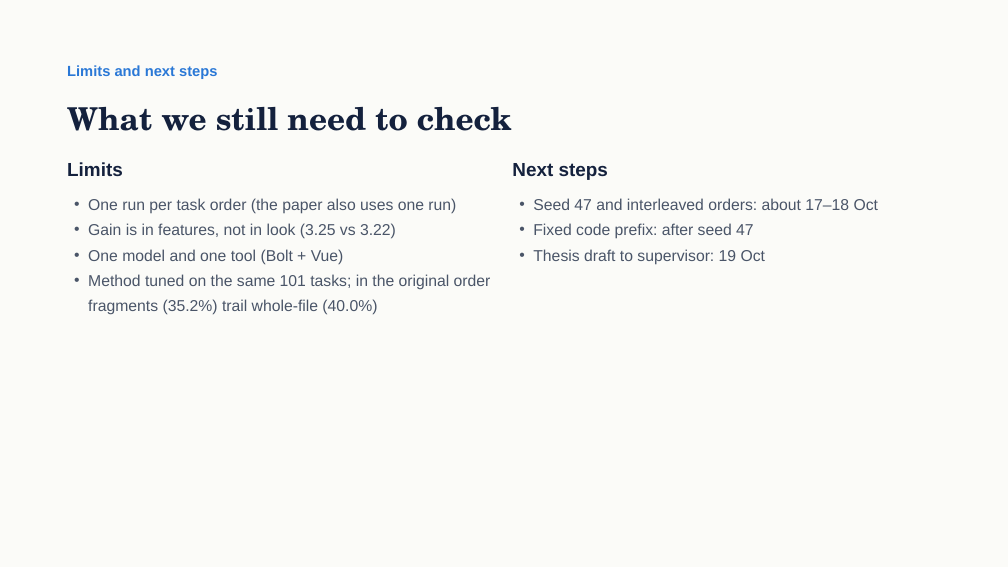
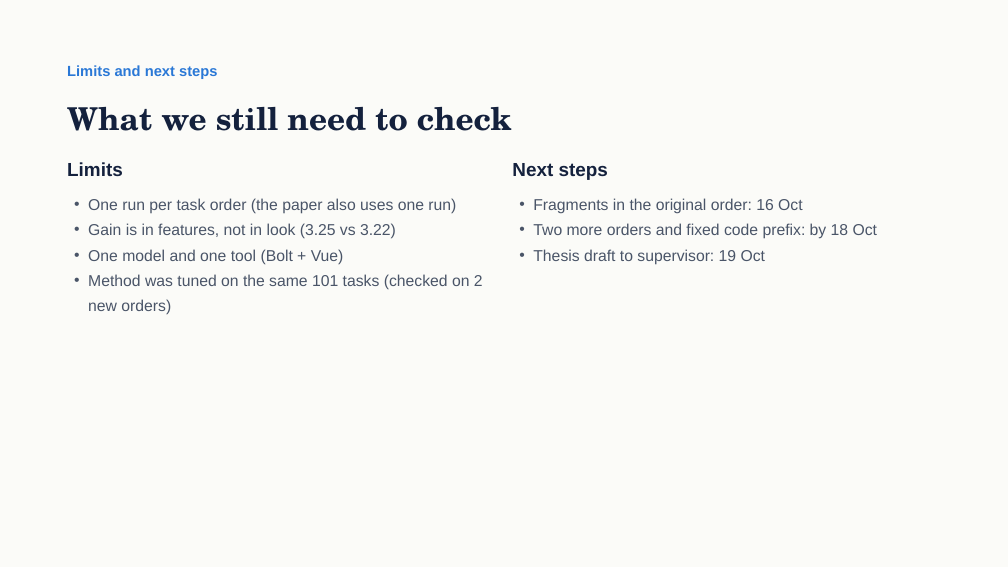
Before and after one commit to qiaopan/WebGen-Bench, a slide deck: slide 16 of docs/reports/group_meeting_deck_2026-10-16-en-v11/V11-Long-term memory for a small website generator.pptx. Drawn at 1008x567 pixels with LibreOffice and Linux fonts; fonts in the diff are those of the drawing. Boxes give left, top, right and bottom in pixels: in the first picture for what was removed or moved away, otherwise in the second. Text is boxed around its words. In the diff, an @@ line names an element or a change of style, - is before the commit and + after.

```diff
--- a/docs/reports/group_meeting_deck_2026-10-16-en-v11/V11-Long-term memory for a small website generator.pptx
+++ b/docs/reports/group_meeting_deck_2026-10-16-en-v11/V11-Long-term memory for a small website generator.pptx
@@ text at (533,198,877,239): text changed @@
-• Seed 47 and interleaved orders: about 17–18 Oct
-• Fixed code prefix: after seed 47
+• Fragments in the original order: 16 Oct
+• Two more orders and fixed code prefix: by 18 Oct
@@ text at (88,274,483,314): text changed @@
-• Method tuned on the same 101 tasks; in the original order fragments (35.2%) trail whole-file (40.0%)
+• Method was tuned on the same 101 tasks (checked on 2 new orders)
```
Also in this commit, not shown: 5 other slides changed, 2 other files.
